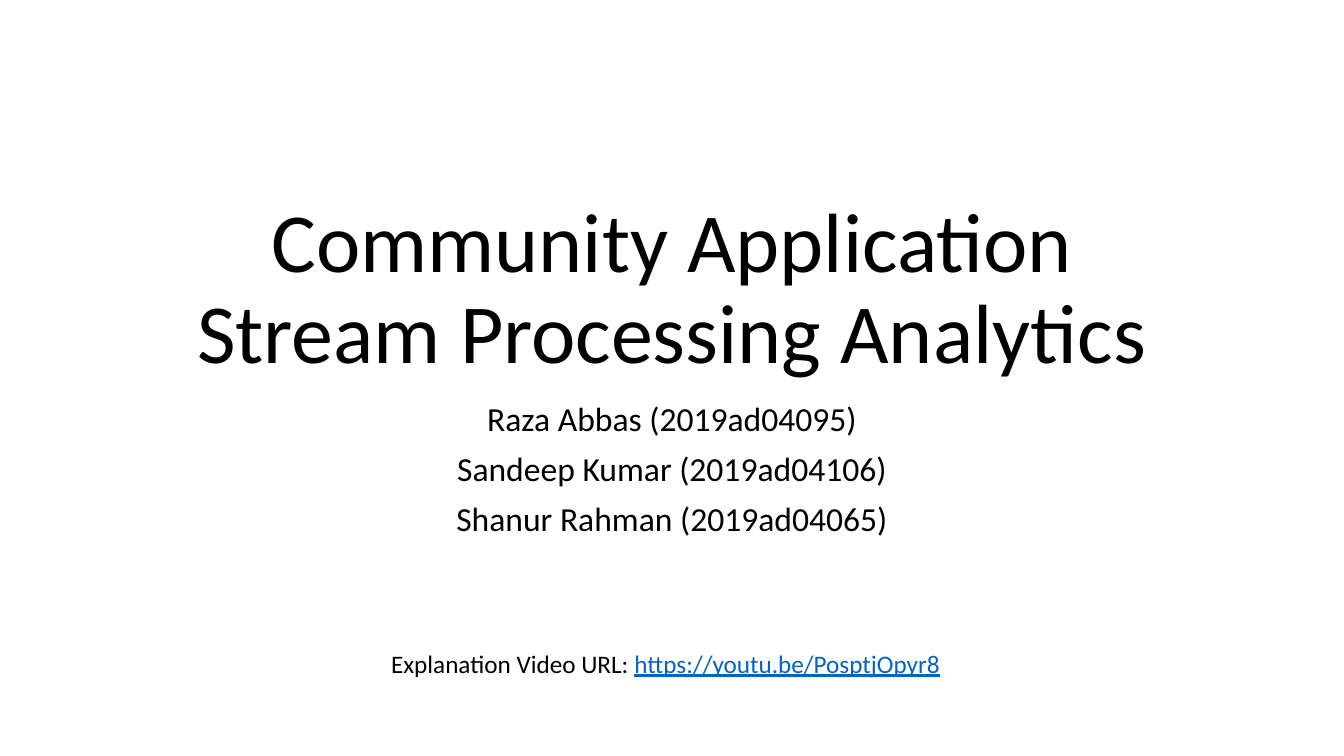
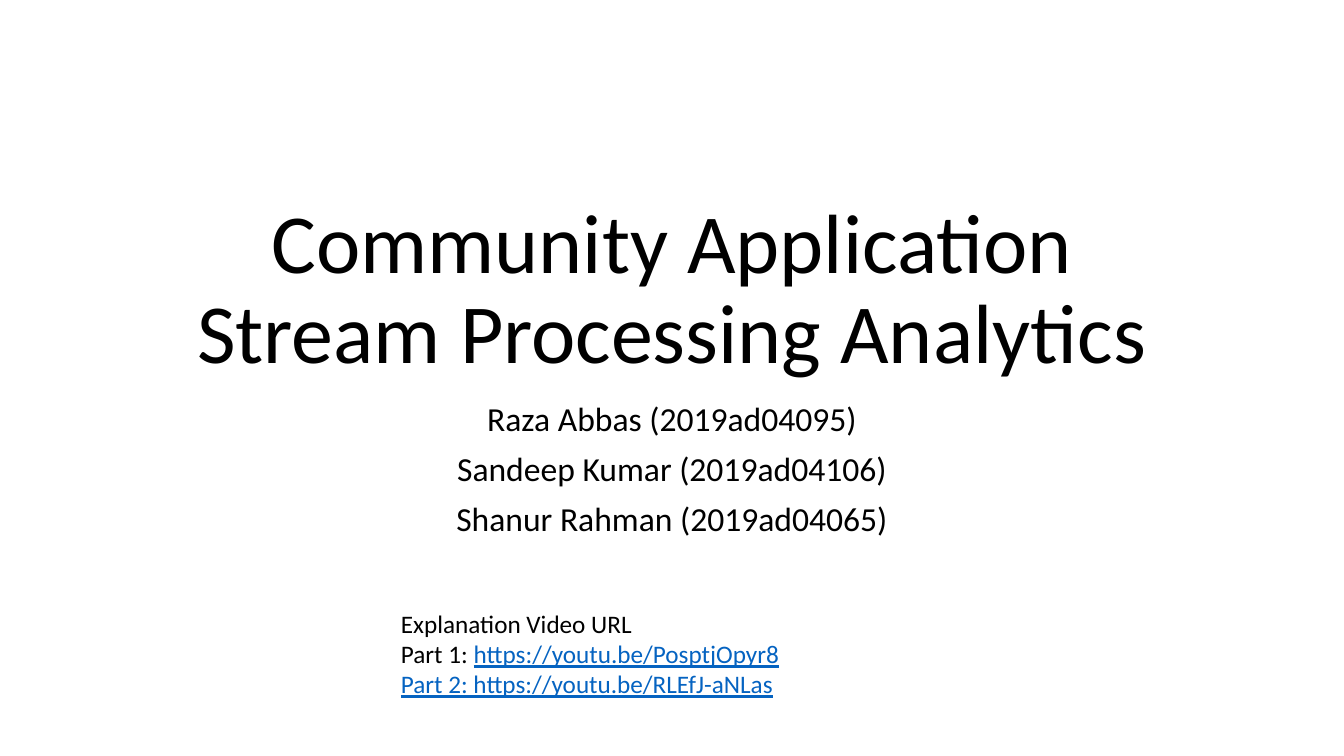
Before and after one commit to sandeepgadhwal/bitspilani-sem3-stream-processing-analytics-assignment-1, a slide deck: slide 1 of CommunityAPP.pptx. Drawn at 1344x756 pixels with LibreOffice and Linux fonts; fonts in the diff are those of the drawing. Boxes give left, top, right and bottom in pixels: in the first picture for what was removed or moved away, otherwise in the second. Text is boxed around its words. In the diff, an @@ line names an element or a change of style, - is before the commit and + after.

Commit message:
part2

```diff
--- a/CommunityAPP.pptx
+++ b/CommunityAPP.pptx
@@ text at bbox=[401, 615, 779, 698]: text changed @@
-Explanation Video URL: https://youtu.be/PosptjOpyr8
+Explanation Video URL
+Part 1: https://youtu.be/PosptjOpyr8
+Part 2: https://youtu.be/RLEfJ-aNLas
```
Also in this commit, not shown: 22 other slides changed, 48 other files.
